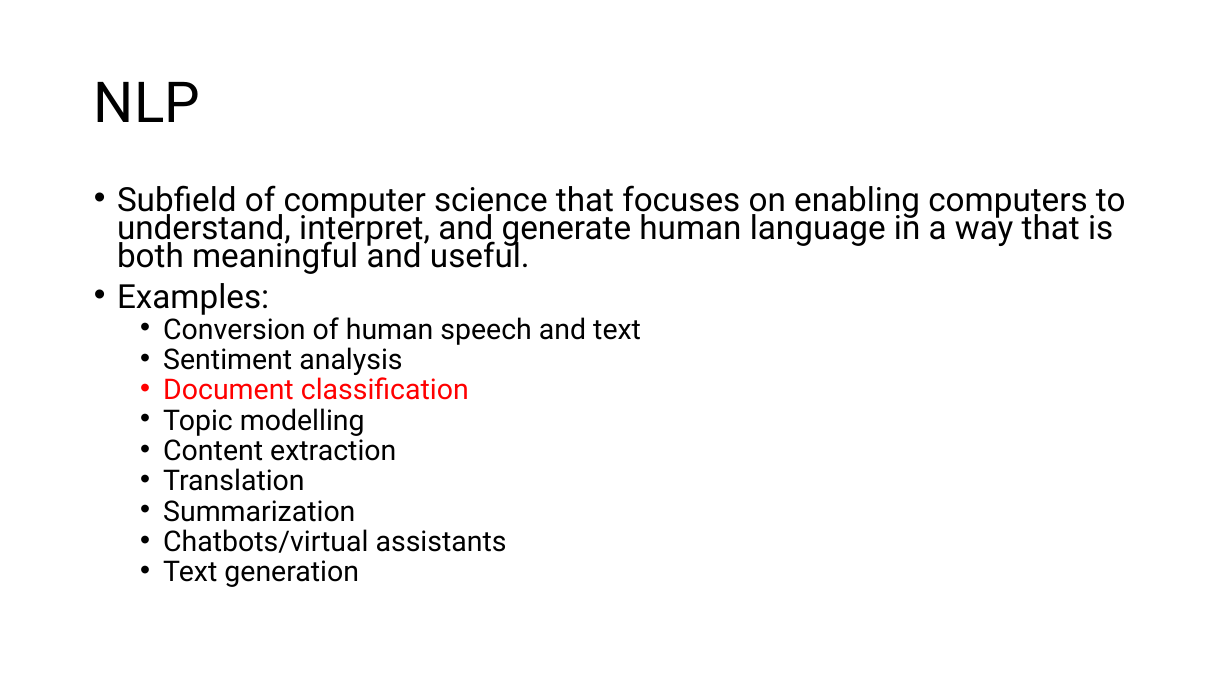
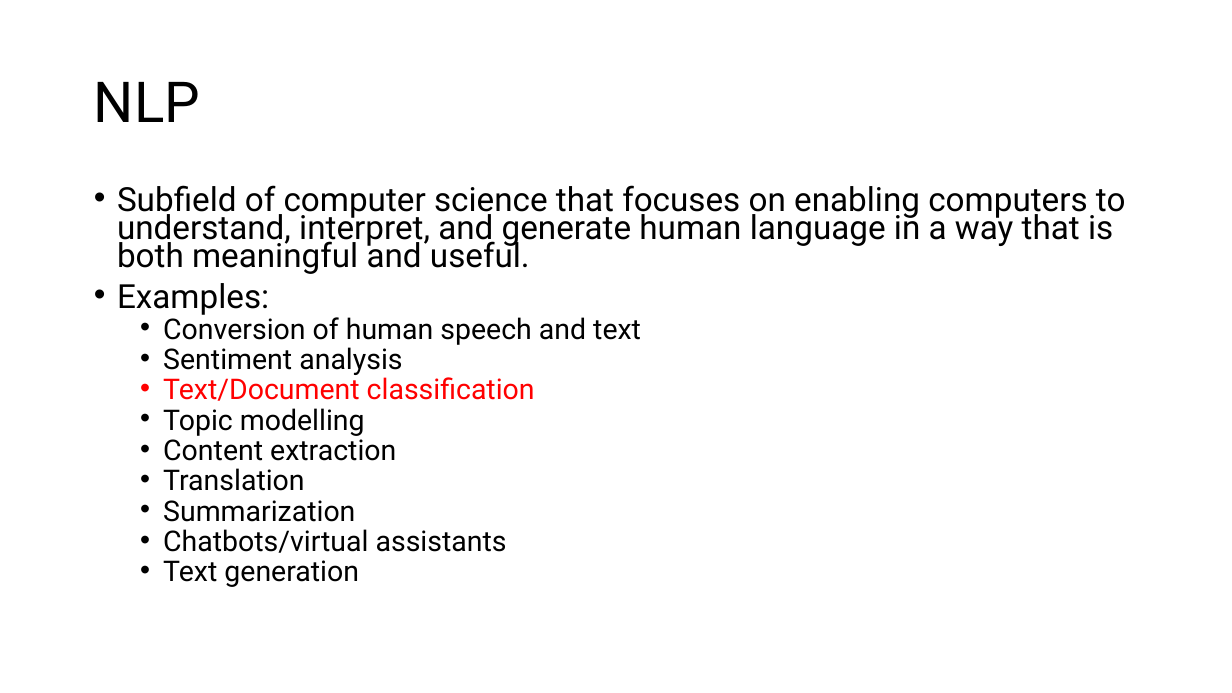
Before and after one commit to davigood1/Lisbon-Addiction-NLP-Workshop, a slide deck: slide 4 of Addiction_2024_workshop_coroner_NLP.pptx. Drawn at 1232x693 pixels with LibreOffice and Linux fonts; fonts in the diff are those of the drawing. Boxes give left, top, right and bottom in pixels: in the first picture for what was removed or moved away, otherwise in the second. Text is boxed around its words. In the diff, an @@ line names an element or a change of style, - is before the commit and + after.

```diff
--- a/Addiction_2024_workshop_coroner_NLP.pptx
+++ b/Addiction_2024_workshop_coroner_NLP.pptx
@@ text at (163, 373, 535, 401): text changed @@
-  • Document classification
+  • Text/Document classification
```
Also in this commit, not shown: 5 other slides changed, 3 other files.
